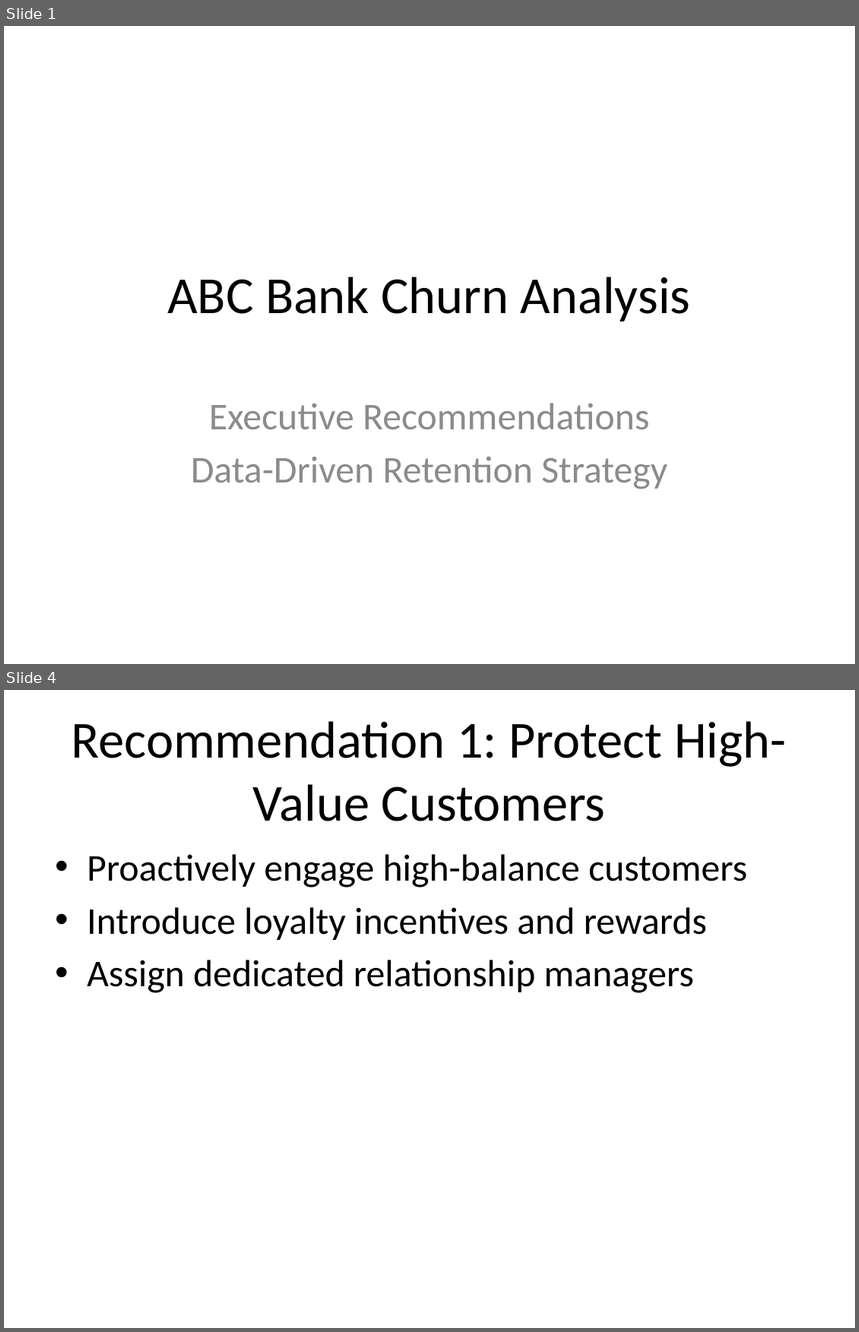
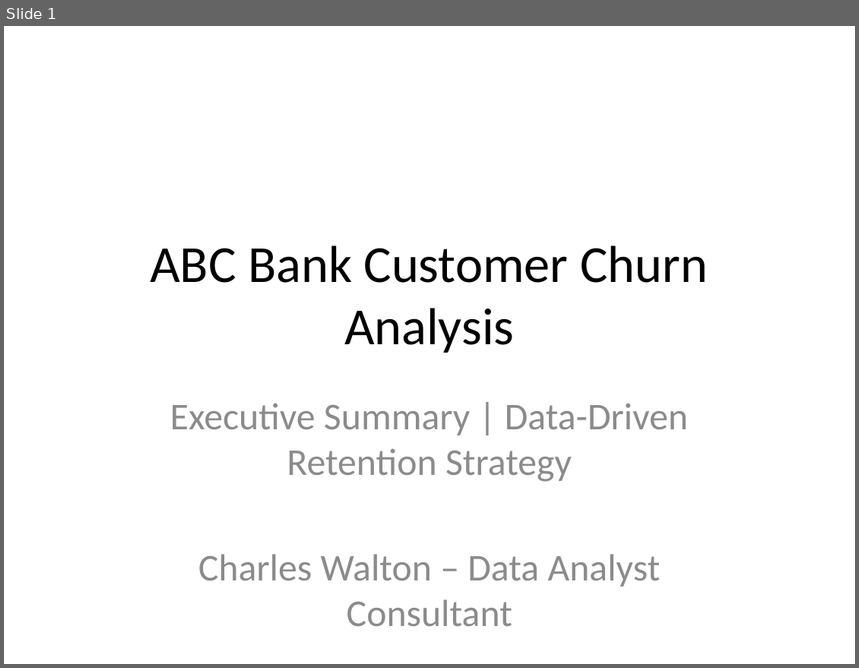
Before and after one commit to cwalton133/abc-bank-churn-analysis, a slide deck: slides/ABC_Bank_Churn_Recommendations.pptx. Shown one above the other, each under a label of ours: slides 1 and 4 before the commit, slide 1 after it; the slides between them are not shown. The pictures are 859x1332 and 859x668 pixels, drawn with LibreOffice and Linux fonts; fonts in the diff are those of the drawing. Boxes give left, top, right and bottom in pixels: in the first picture for what was removed or moved away, otherwise in the second. Text is boxed around its words. In the diff, an @@ line names an element or a change of style, - is before the commit and + after.

```diff
--- a/slides/ABC_Bank_Churn_Recommendations.pptx
+++ b/slides/ABC_Bank_Churn_Recommendations.pptx
@@ slide 4 removed at (x1=4, y1=690, x2=855, y2=1328), background #FFFFFF @@
@@ title removed at (x1=72, y1=721, x2=786, y2=821) @@
-Recommendation 1: Protect High-Value Customers
@@ text removed at (x1=87, y1=854, x2=747, y2=993) @@
-• Proactively engage high-balance customers
-• Introduce loyalty incentives and rewards
-• Assign dedicated relationship managers
@@ slide 1 changed as well @@
@@ title at (x1=150, y1=246, x2=708, y2=353): text changed @@
-ABC Bank Churn Analysis
+ABC Bank Customer Churn Analysis
@@ subtitle at (x1=170, y1=404, x2=688, y2=626): text changed @@
-Executive Recommendations
-Data-Driven Retention Strategy
+Executive Summary | Data-Driven Retention Strategy
+Charles Walton – Data Analyst Consultant
```
Also in this commit, not shown: 3 other slides changed, 6 slides added, 5 other slides removed.
